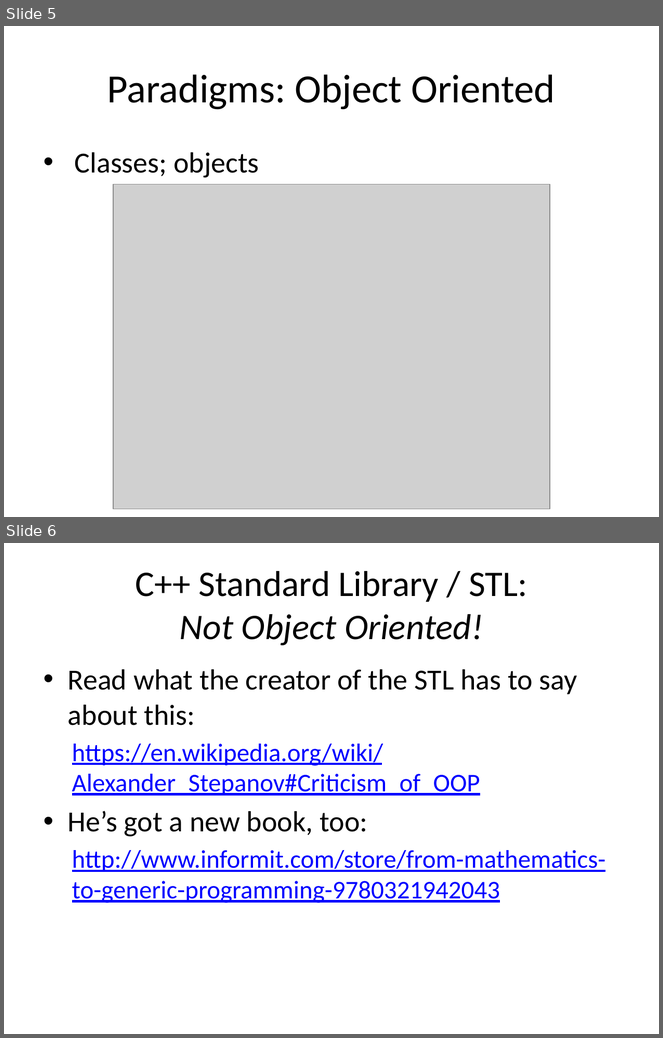
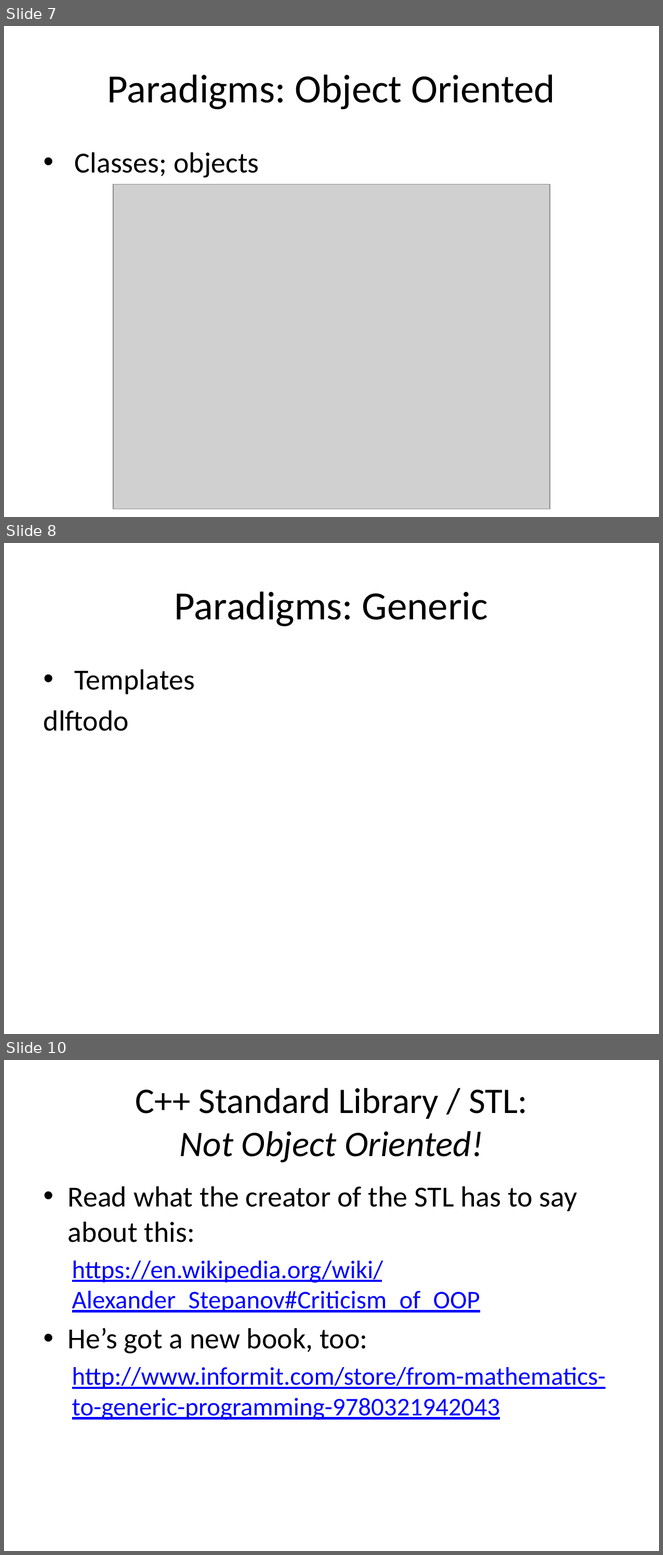
Before and after one commit to fellmad/FunWithCpp11, a slide deck: doc/Fun_with_C++11.pptx. Shown one above the other, each under a label of ours: slides 5 and 6 before the commit, slides 7, 8 and 10 after it; the slides between them are not shown. The pictures are 663x1038 and 663x1555 pixels, drawn with LibreOffice and Linux fonts; fonts in the diff are those of the drawing; grey boxes stand for pictures. Boxes give left, top, right and bottom in pixels: in the first picture for what was removed or moved away, otherwise in the second. Text is boxed around its words. In the diff, an @@ line names an element or a change of style, - is before the commit and + after.

```diff
--- a/doc/Fun_with_C++11.pptx
+++ b/doc/Fun_with_C++11.pptx
@@ slide 8 added at [4, 543, 659, 1034], background #FFFFFF @@
@@ title added at [175, 591, 488, 627], 44 pt, text #000000 @@
+Paradigms: Generic
@@ text added at [44, 669, 195, 731], 32 pt, text #000000 @@
+• Templates
+dlftodo
@@ what was slide 5 is now slide 7 @@
@@ what was slide 6 is now slide 10 @@
```
Also in this commit, not shown: 3 other slides added.
